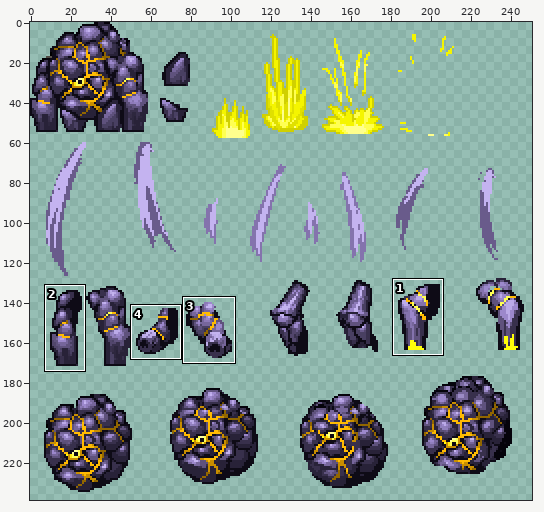
File history of a sprite sheet, Assets/Enemies/Tier01/EarthRock/EarthRock.png. The first picture is a wide view before the edit; the outline marks the close-up.
Close-up. The starting point:
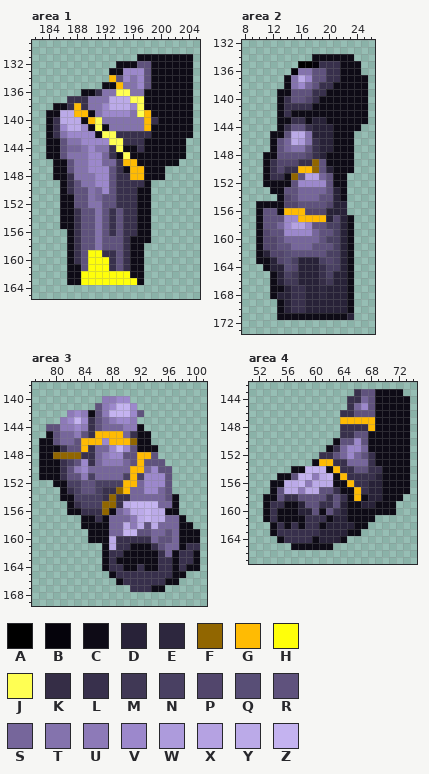
The file is 251x272 pixels. Colours within 5 levels of each other are drawn and written as one. Shown: area 1: x 182..205, y 129..165; area 2: x 8..26, y 132..173; area 3: x 77..101, y 138..169; area 4: x 51..74, y 142..167. The wide view leaves out empty margins. The commit also changed other parts of the picture, which this record leaves out.
Palette (. is transparent): A #000000  B #05030b  C #0e0b16  D #282238  E #2d273e  F #916600  G #ffbb03  H #ffff0a  J #ffff53  K #352d46  L #38304c  M #403855  N #494062  P #52466c  Q #584e76  R #5f527d  S #76669b  T #8473ad  U #8d7ab8  V #9c88cc  W #ad9bdc  X #b5a2e2  Y #bbaae8  Z #c4b3f0
And afterwards:
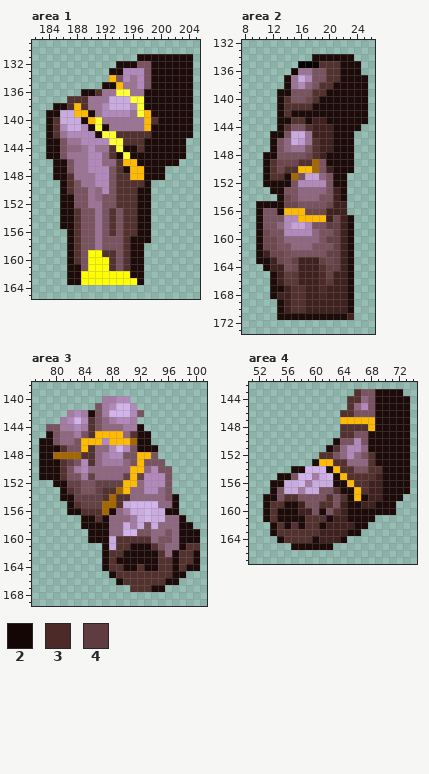
Colours new in this view: 2 #130604  3 #4b2a28  4 #5e3c3f
Change:
@@ palette @@
-B #05030b
+B #0d0303
-C #0e0b16
+C #1c0b08
-D #282238
+D #3f221f
-E #2d273e
+E #452724
-F #916600
+F #a76700
-H #ffff0a
+H #ffff02
-J #ffff53
+J #ffff36
-L #38304c
+L #52312f
-M #403855
+M #5a3937
-N #494062
+N #644144
-P #52466c
+P #6d474d
-Q #584e76
+Q #734f57
-R #5f527d
+R #79535f
-S #76669b
+S #8f6780
-T #8473ad
+T #9c7495
-U #8d7ab8
+U #a47ba2
-V #9c88cc
+V #b189bb
-W #ad9bdc
+W #bf9cd0
-X #b5a2e2
+X #c5a3d8
-Y #bbaae8
+Y #caabe0
-Z #c4b3f0
+Z #d2b4eb
--- area 2
@@ x 13..17 @@
 135 ...AA
-136 ..BTT
+136 ..2TT
 137 .CTYV
@@ x 18..22 @@
 157 GGDPD
-158 RRNND
+158 RR4ND
 159 SRRND
@@ x 12..21 @@
 164 DDQPDDDLNN
-165 CDNMDDDLND
-166 CDMMDDDKMD
-167 CCDLLDDEDD
+165 CD4MDDD3ND
+166 CDMMDDD3MD
+167 CCDLLDD3DD
 168 CDDLLDDEDD
Pixel boxes of the changes (left, top, right, bottom) in both close-ups:
changed: (46, 54, 193, 285)
changed: (256, 54, 368, 320)
changed: (39, 396, 200, 592)
changed: (263, 389, 410, 550)
